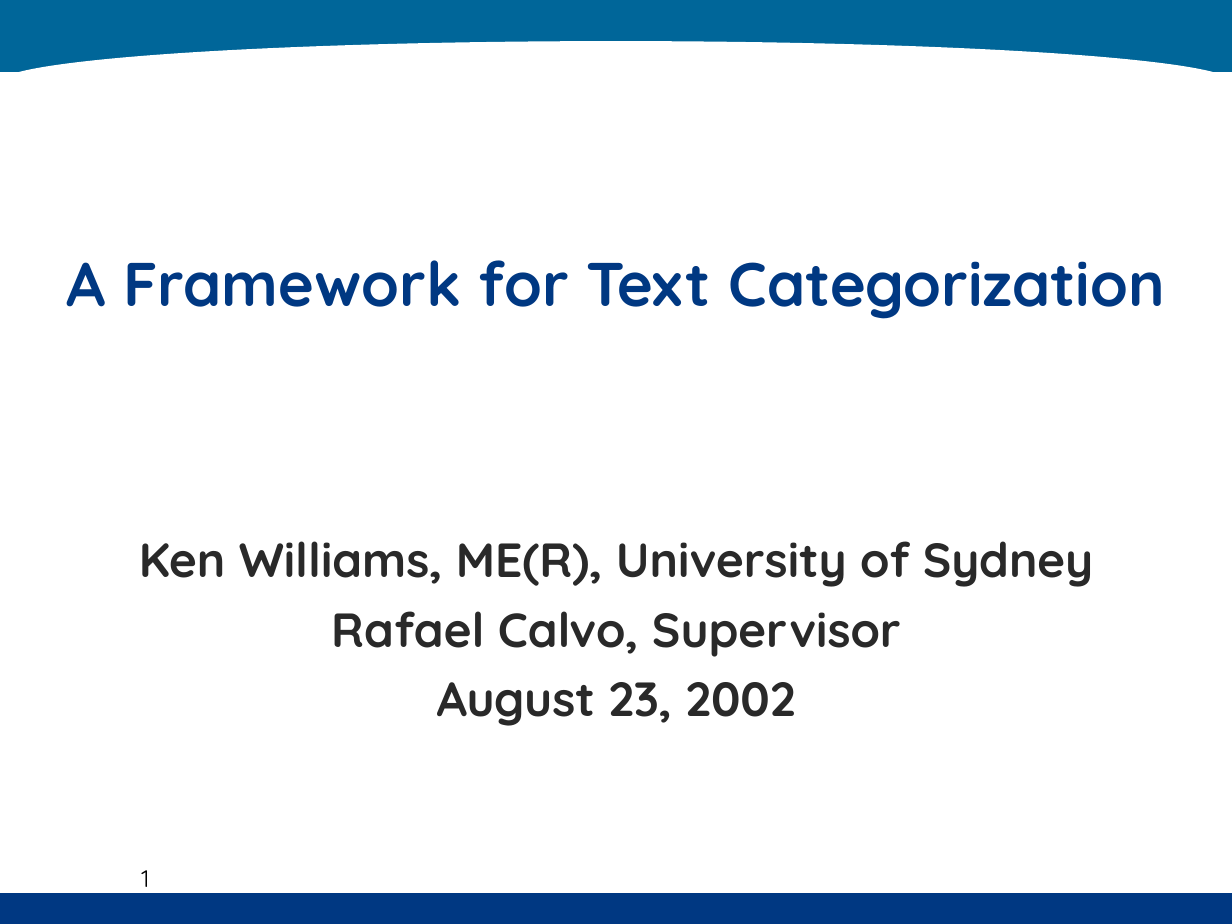
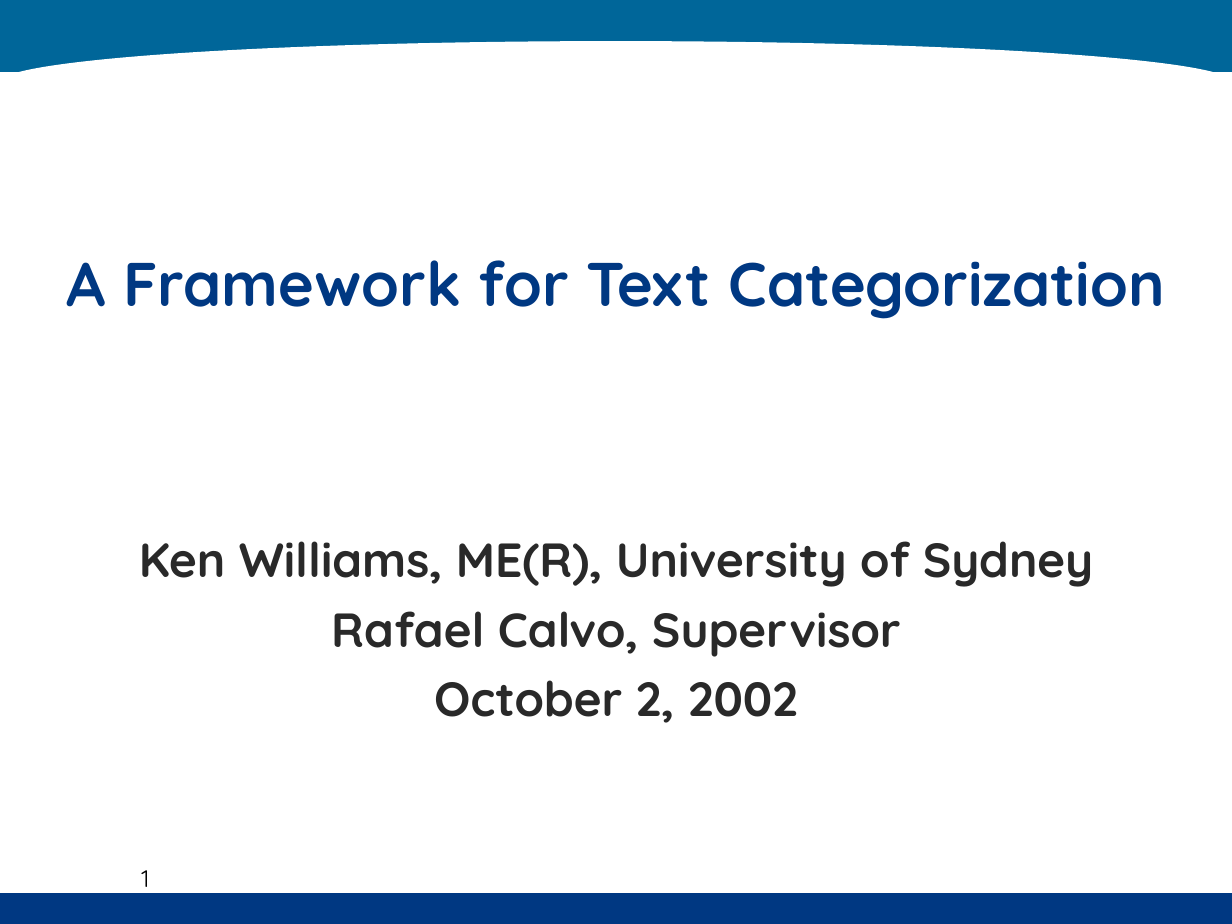
Before and after one commit to kenahoo/tcframe, a slide deck: slide 1 of doc/Thesis Seminar.ppt. Drawn at 1232x924 pixels with LibreOffice and Linux fonts; fonts in the diff are those of the drawing; background and template pictures are left out. Boxes give left, top, right and bottom in pixels: in the first picture for what was removed or moved away, otherwise in the second. Text is boxed around its words. In the diff, an @@ line names an element or a change of style, - is before the commit and + after.

```diff
--- a/doc/Thesis Seminar.ppt
+++ b/doc/Thesis Seminar.ppt
@@ subtitle at (434,680,798,723): text changed @@
-August 23, 2002
+October 2, 2002
```
Also in this commit, not shown: 7 other slides changed, 2 slides added, 2 slides removed.
